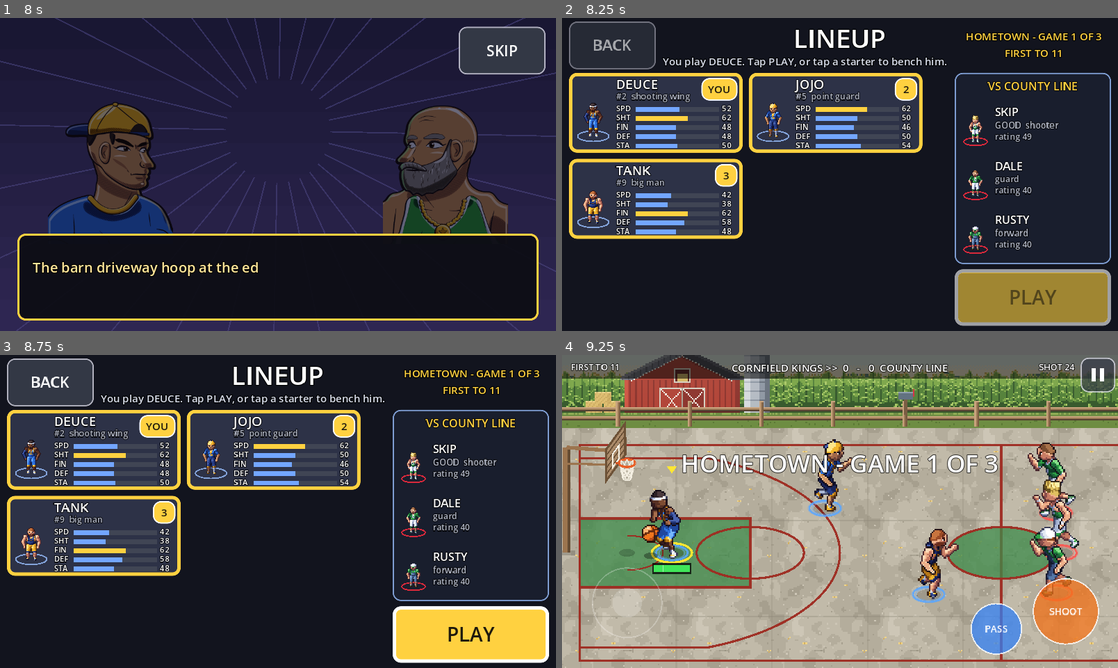
Above: before the commit, frames 1-4 (two rows, left to right).
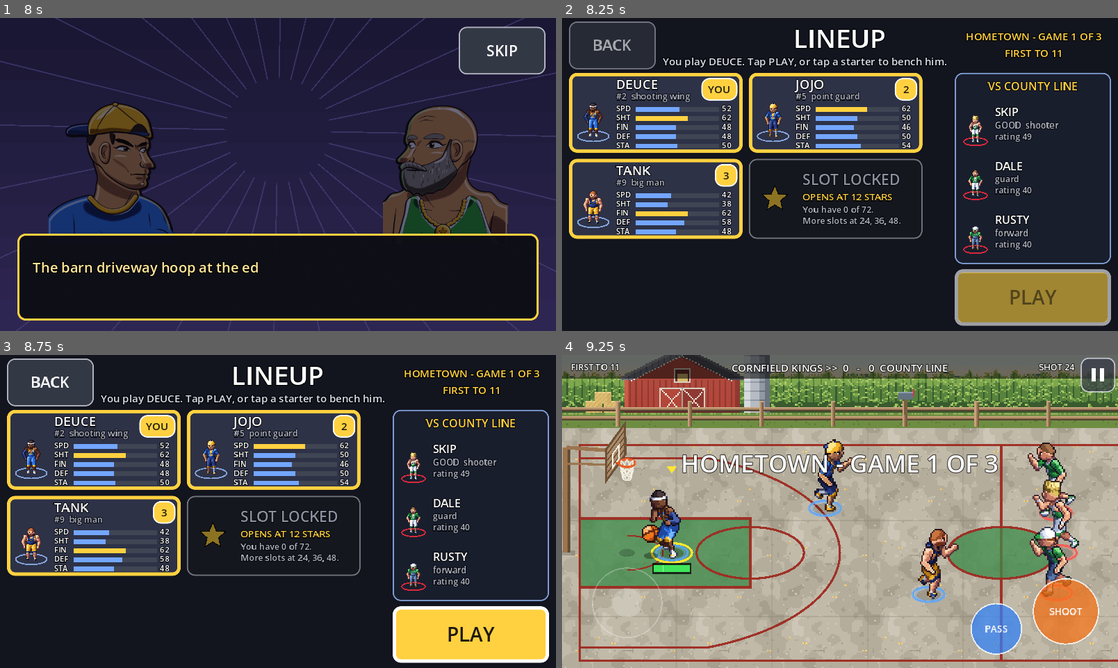
Above: after the commit, the same moments.

Repository: Kirmalo/road-trip-hoops
Game: Godot game, scene res://main.tscn
Same seed, same stepped clock (60 frames per second), same inputs: the game is played once before the commit and once after it.
Inputs (mouse positions are in pixels of both pictures, inside the frame that each line leads up to):
- Up to frame 1 (8 s): tap Enter at 0.5, 0.6 s; move the mouse to (250, 237) at 0.52 s; hold W 0.53-1.25 s; click (250, 237) at 0.67 s; tap Space at 0.77 s; drag from (444, 221) to (250, 237) at 1.27 s; click "<" at 2 s; click ">" at 2.75 s; click "BACK" at 3.5 s; move the mouse to (111, 127) at 4.27 s; hold Left 4.28-5 s; tap Backspace at 4.35 s; click (111, 127) at 4.42 s; click "NEW TRIP" at 5 s; click "EASY" at 5.75 s; click "SKIP" at 6.5 s; click "GO" at 7.25 s
- Up to frame 2 (8.25 s): click "SKIP" at 8 s
- Up to frame 3 (8.75 s): no input
- Up to frame 4 (9.25 s): click "PLAY" at 8.75 s

Frame 1 is identical in both runs. In frame 2, 1.4% of the frame differs, in the area x 33-65%, y 44-71%; in frame 3, 1.4%; in frame 4, nothing differs.

Commit message:
P8-18: lineup points badge, STAT POINTS card, OPEN SLOT and locked slot cards, DRAFTED tag
Co-Authored-By: Claude Opus 5.5 <noreply@anthropic.com>
Claude-Session: https://claude.ai/code/session_01K8WPuYbTD1xrCASynmgFd3

Diff:
--- a/scripts/lineup.gd
+++ b/scripts/lineup.gd
@@ -7,16 +7,28 @@
 #   Right: the crew you face (their 3 for this game, from Trip.match_for()) and PLAY.
 #   PLAY: Trip.set_starters(picks, picks[0]) (saved, so the lineup is remembered for the next game), then
 #   Trip.match_for() builds Flow.match and the game starts. BACK: the map (New York: the bracket).
+# Phase 8 (P8-18):
+#   - Stat points: a gold badge ("2 PTS") bottom-left on every card with points of his own, and a gold STAT POINTS
+#     card first in the list when anyone has points or there are crew points (it names who has some and the crew
+#     points). Tapping the badge (or that card) opens the points screen in its per-win mode, which lists the 3
+#     Trip.starters: so the lineup makes the tapped player and the others with points the starters for that visit
+#     (not saved unless a point is spent), and the points screen's then_args bring back the real starters and the
+#     picks here (args "starters", "human", "picks").
+#   - Roster slots: one OPEN SLOT card per Trip.open_slots() after the roster (tap = the draft, back to here), then
+#     one locked card for the next star slot ("OPENS AT 24 STARS"); drafted players carry a DRAFTED tag.
+#   Leaving for the draft keeps a full lineup (Trip.set_starters, like PLAY).
 # Drag the list (or its wide scroll bar) to scroll; a drag never counts as a tap. Taps are ignored for ARM_T s when the
 # screen opens and once PLAY is on its way, so nothing leaks into the next screen or the game.
 # Desktop testing: Enter = PLAY, Escape = BACK. Trip test: auto_step() keeps the lineup and taps PLAY;
-# tap_player(id) is the card tap (the trip test's pick check uses it).
+# tap_player(id) is the card tap (the trip test's pick check uses it); tap_badge(id), tap_points_card() and
+# tap_open_slot() are the new taps for test drivers.
 
 const UI = preload("res://scripts/ui_kit.gd")
 const Flow = preload("res://scripts/flow.gd")
 const Trip = preload("res://scripts/trip.gd")
 const Cities = preload("res://scripts/cities.gd")
 const Sheets = preload("res://scripts/sheets.gd")   # cards: v2 card / v2 sheet / v1 sheet (P6-06)
+const Stars = preload("res://scripts/stars.gd")     # P8-18: the star count of the next roster slot
 
 const ARM_T := 0.4                       # s the screen ignores taps after it opens (a tap from the last screen)
 const FRAME_SIZE := Vector2(1280, 720)   # the layout box, centred on wider / taller screens
@@ -67,6 +79,26 @@
 const STAT_NAMES := [["speed", "SPD"], ["shooting", "SHT"], ["finishing", "FIN"], ["defense", "DEF"],
 		["stamina", "STA"]]
 const TIER_TEXT := {"start": "", "avg": "", "good": "GOOD", "boss": "BOSS"}
+# P8-18: points badge, STAT POINTS card, slot cards, DRAFTED tag
+const PTS_BADGE := Rect2(8, 128, 96, 44)   # px in a card: the gold "2 PTS" badge, bottom-left over the sprite's feet
+const PTS_ZONE := Rect2(0, 108, 128, 76)   # px in a card: a tap here (badge shown) opens the points screen
+const PTS_FONT := 22
+const PTS_COLOR := Color(1.0, 0.82, 0.25)   # gold (UI.LIT_COLOR)
+const DRAFTED_TAG := Rect2(8, 6, 96, 24)  # px in a card: the DRAFTED tag, top-left over the sprite's head
+const DRAFTED_FONT := 16
+const DRAFTED_COLOR := Color(0.55, 0.85, 1.0)
+const POINTS_CARD_FILL := Color(0.26, 0.21, 0.07, 0.97)
+const SLOT_FILL := Color(0.08, 0.14, 0.26, 0.95)       # an OPEN SLOT card
+const LOCKED_FILL := Color(0.08, 0.09, 0.12, 0.9)      # the next locked slot
+const LOCKED_TEXT := Color(0.55, 0.57, 0.63)
+const SLOT_TITLE_FONT := 34
+const SLOT_PLUS_R := 34.0                  # the "+" circle on an OPEN SLOT card
+const STAR_COLOR := Color(1.0, 0.82, 0.25)
+const STAR_R := 22.0                       # the star drawn on the locked slot card
+const POINTS_NAMES_MAX := 4                # names listed on the STAT POINTS card (then "+n more")
+const PICKS_ARG := "picks"                 # args back from the points screen (see the top)
+const STARTERS_ARG := "starters"
+const HUMAN_ARG := "human"
 
 var main                     # main.gd (set by Flow.build_screen)
 var audio                    # this screen's audio.gd
@@ -86,16 +118,26 @@
 var _busy := false
 var _match := {}
 var _tex := {}               # "sheet/team" -> Sheets.card_info() ({} = a silhouette) (cache)
+var _drafted: Array = []     # Trip.drafted_ids() (the DRAFTED tag)
+var _points_card: Control = null   # the STAT POINTS card (null = nobody has points)
+var _pool_any := false       # someone can be drafted (the OPEN SLOT card's line)
 
 func _ready() -> void:
 	if not Trip.active:
 		Trip.continue_trip()   # a reload straight onto the lineup: the save is the truth
+	var a: Dictionary = Flow.args if str(Flow.screen) == "lineup" else {}
+	var back_starters = a.get(STARTERS_ARG, null)
+	if Trip.active and back_starters is Array:
+		Trip.set_starters(back_starters, str(a.get(HUMAN_ARG, "")))   # back from the points screen: the real lineup
 	_roster = Trip.roster()
 	_match = Trip.match_for() if Trip.active else {}
 	var ids: Array = Trip.roster_ids()
-	for id in Trip.starters:
+	var back_picks = a.get(PICKS_ARG, null)
+	var want: Array = back_picks if back_picks is Array else Trip.starters
+	for id in want:
 		if ids.has(str(id)) and not _picks.has(str(id)) and _picks.size() < Trip.STARTERS:
 			_picks.append(str(id))
+	_drafted = Trip.drafted_ids() if Trip.active else []
 	_root = UI.screen_root(self)
 	_frame = Control.new()
 	_frame.mouse_filter = Control.MOUSE_FILTER_IGNORE
@@ -108,6 +150,9 @@
 	_build_side()
 	_refresh()
 	_stat("lineup_screen")
+	print("LINEUP screen | roster %d, picks %s | points %d (crew %d) | slots %d, open %d, drafted %s" % [
+			_roster.size(), str(_picks), Trip.points, Trip.crew_points, Trip.slot_count(), Trip.open_slots(),
+			str(_drafted)])
 
 func _center() -> void:
 	_frame.position = ((_root.size - FRAME_SIZE) / 2.0).floor()
@@ -186,15 +231,28 @@
 	grid.add_theme_constant_override("v_separation", CARD_GAP)
 	grid.mouse_filter = Control.MOUSE_FILTER_IGNORE
 	_scroll.add_child(grid)
+	if can_spend_now():
+		_points_card = _add_card(grid, "points", {})
 	for p in _roster:
-		var c := Card.new()
-		c.screen = self
-		c.p = p
-		c.tex = _sheet(str(p.get("sheet", "")), 0)
-		c.custom_minimum_size = CARD_SIZE
-		c.mouse_filter = Control.MOUSE_FILTER_STOP
-		grid.add_child(c)
-		_cards.append(c)
+		var c: Control = _add_card(grid, "player", p)
+		c.set("tex", _sheet(str(p.get("sheet", "")), 0))
+	if Trip.active:
+		_pool_any = Trip.open_slots() > 0 and Trip.draft_pool().size() > 0
+		for i in Trip.open_slots():
+			_add_card(grid, "open", {})
+		if next_slot_at() > 0:
+			_add_card(grid, "locked", {})
+
+func _add_card(grid: Control, kind: String, p: Dictionary) -> Control:
+	var c := Card.new()
+	c.screen = self
+	c.kind = kind
+	c.p = p
+	c.custom_minimum_size = CARD_SIZE
+	c.mouse_filter = Control.MOUSE_FILTER_STOP
+	grid.add_child(c)
+	_cards.append(c)
+	return c
 
 func _build_side() -> void:
 	var side := Side.new()
@@ -277,6 +335,124 @@
 		return
 	tap_player(id)
 
+# a tap on a card of any kind (Card._gui_input); at = the press point in the card
+func _on_card_tap(c: Control, at: Vector2) -> void:
+	if _arm_t > 0.0 or _busy:
+		return
+	var kind: String = str(c.get("kind"))
+	var id: String = str((c.get("p") as Dictionary).get("id", ""))
+	match kind:
+		"points":
+			tap_points_card()
+		"open":
+			tap_open_slot()
+		"locked":
+			_flash("This slot opens at %d stars (you have %d). Win games on a higher level for more stars." % [
+					next_slot_at(), Stars.total()])
+		_:
+			if has_badge(id) and PTS_ZONE.has_point(at):
+				tap_badge(id)
+			else:
+				tap_player(id)
+
+func _flash(text: String) -> void:
+	_hint.text = text
+	_hint_t = HINT_FLASH
+	_refresh()
+
+# ---------------- stat points (P8-18) ----------------
+
+# true when points can be spent from here (a trip in a spending phase with any point left)
+static func can_spend_now() -> bool:
+	return Trip.active and Trip.SPEND_PHASES.has(Trip.phase) and Trip.points > 0
+
+# the gold badge: his own points, while they can be spent
+func has_badge(id: String) -> bool:
+	return Trip.player_points(id) > 0 and can_spend_now()
+
+# the players on the STAT POINTS card: [[name, points], ...] in roster order
+func points_list() -> Array:
+	var out: Array = []
+	for p in _roster:
+		var n: int = Trip.player_points(str(p.get("id", "")))
+		if n > 0:
+			out.append([str(p.get("name", "")), n])
+	return out
+
+# the 3 the points screen lists: `focus` first, then everyone else with points of his own, then the picks here, then
+# the saved starters, then the roster
+func spend_group(focus: String) -> Array:
+	var out: Array = []
+	var order: Array = [focus]
+	for p in _roster:
+		if Trip.player_points(str(p.get("id", ""))) > 0:
+			order.append(str(p.get("id", "")))
+	order.append_array(_picks)
+	order.append_array(Trip.starters)
+	order.append_array(Trip.roster_ids())
+	var ids: Array = Trip.roster_ids()
+	for e in order:
+		var id: String = str(e)
+		if id != "" and ids.has(id) and not out.has(id) and out.size() < Trip.STARTERS:
+			out.append(id)
+	return out
+
+# the badge tap: the points screen (per-win mode) on this player, then back here with the same picks. False when
+# it can't open.
+func tap_badge(id: String) -> bool:
+	if _busy or not can_spend_now():
+		return false
+	var group: Array = spend_group(id)
+	var back := {PICKS_ARG: _picks.duplicate(), STARTERS_ARG: Trip.starters.duplicate(), HUMAN_ARG: Trip.human}
+	if not Trip.set_starters(group, group[0] if group.size() > 0 else "", false):
+		return false
+	if audio != null:
+		audio.play("bounce", -4.0)
+	_stat("lineup_points")
+	_go("points", {"then": "lineup", "then_args": back, "per_win": true})
+	return true
+
+# the STAT POINTS card: the first player with points of his own (else you), see tap_badge()
+func tap_points_card() -> bool:
+	var focus: String = str(_picks[0]) if _picks.size() > 0 else Trip.human
+	for p in _roster:
+		if Trip.player_points(str(p.get("id", ""))) > 0:
+			focus = str(p.get("id", ""))
+			break
+	return tap_badge(focus)
+
+# ---------------- roster slots (P8-18) ----------------
+
+# the stars the next star slot opens at (0 = every slot is open)
+static func next_slot_at() -> int:
+	var t: int = Stars.total()
+	for r in Stars.REWARDS:
+		if str(r["kind"]) == "slot" and int(r["at"]) > t:
+			return int(r["at"])
+	return 0
+
+# the star counts of the slots still locked after the next one ("36, 48")
+static func later_slots_text() -> String:
+	var t: int = Stars.total()
+	var ats: Array = []
+	for r in Stars.REWARDS:
+		if str(r["kind"]) == "slot" and int(r["at"]) > t:
+			ats.append(str(r["at"]))
+	ats.pop_front()
+	return ", ".join(PackedStringArray(ats))
+
+# an OPEN SLOT card's tap: the draft (it comes back here). A full lineup is kept (saved, like PLAY).
+func tap_open_slot() -> bool:
+	if _busy or Trip.open_slots() <= 0:
+		return false
+	if _picks.size() == Trip.STARTERS:
+		Trip.set_starters(_picks, str(_picks[0]))
+	if audio != null:
+		audio.play("bounce", -4.0)
+	_stat("lineup_draft")
+	_go("draft", {"back": "lineup"})
+	return true
+
 func _on_play() -> void:
 	if _busy or _arm_t > 0.0 or _picks.size() != Trip.STARTERS:
 		return
@@ -296,10 +472,10 @@
 		return
 	_go("bracket" if Trip.is_tournament(Trip.city) else "map")
 
-func _go(to: String) -> void:
+func _go(to: String, to_args := {}) -> void:
 	_busy = true
 	_refresh()
-	Flow.go(to)
+	Flow.go(to, to_args)
 
 # trip test: keep the lineup (fill it from the roster if it isn't 3) and PLAY
 func auto_step() -> bool:
@@ -340,14 +516,17 @@
 	c.draw_polyline(pts, col, 3.0)
 
 
-# One roster card: tap = pick / bench; a drag scrolls the list instead.
+# One card in the list: tap = pick / bench (a player; his points badge opens the points screen), the points screen
+# (the STAT POINTS card), the draft (OPEN SLOT) or a hint (the locked slot); a drag scrolls the list instead.
 class Card extends Control:
 	var screen               # lineup.gd
+	var kind := "player"     # "player", "points", "open", "locked"
 	var p := {}
 	var tex: Dictionary = {}   # Sheets.card_info()
 	var _down := false
 	var _drag := false
 	var _press := Vector2.ZERO   # where the finger went down (screen px; the card moves while the list scrolls)
+	var _press_local := Vector2.ZERO   # the same in the card (the badge zone)
 	var _last := Vector2.ZERO
 
 	# Distances are measured from the press point on the screen, not summed from motion events: the web build can
@@ -359,11 +538,12 @@
 				_down = true
 				_drag = false
 				_press = mb.global_position
+				_press_local = mb.position
 				_last = _press
 			elif _down:
 				_down = false
 				if not _drag and mb.global_position.distance_to(_press) <= screen.TAP_SLOP:
-					screen._card_tapped(str(p.get("id", "")))
+					screen._on_card_tap(self, _press_local)
 			accept_event()
 			return
 		if mb != null and (mb.button_index == MOUSE_BUTTON_WHEEL_UP or mb.button_index == MOUSE_BUTTON_WHEEL_DOWN):
@@ -375,6 +555,7 @@
 			_last = g
 			if step.length() > screen.JUMP_PX:
 				_press = g   # a jump, not a finger moving: start measuring again from here
+				_press_local = mm.position
 			elif g.distance_to(_press) > screen.TAP_SLOP:
 				_drag = true
 			if _drag and step.length() <= screen.JUMP_PX:
@@ -382,6 +563,12 @@
 			accept_event()
 
 	func _draw() -> void:
+		if kind == "points":
+			_draw_points()
+			return
+		if kind == "open" or kind == "locked":
+			_draw_slot()
+			return
 		var s = screen
 		var id: String = str(p.get("id", ""))
 		var slot: int = s.slot_of(id)
@@ -430,6 +617,100 @@
 			var fs: int = 24
 			draw_string(font, Vector2(br.position.x, br.get_center().y + fs * 0.36), txt, HORIZONTAL_ALIGNMENT_CENTER,
 					bw, fs, s.UI.LIT_TEXT)
+		# P8-18: DRAFTED tag (top-left) and the points badge (bottom-left)
+		if s._drafted.has(id):
+			var tr: Rect2 = s.DRAFTED_TAG
+			draw_style_box(s.UI.style_box(s.SLOT_FILL, s.DRAFTED_COLOR, 2), tr)
+			_centered(tr, "DRAFTED", s.DRAFTED_FONT, s.DRAFTED_COLOR, false)
+		if s.has_badge(id):
+			var pr: Rect2 = s.PTS_BADGE
+			draw_style_box(s.UI.style_box(s.PTS_COLOR, s.UI.LIT_BORDER, 3), pr)
+			var n: int = Trip.player_points(id)
+			_centered(pr, "%d PT%s" % [n, "" if n == 1 else "S"], s.PTS_FONT, s.UI.LIT_TEXT, false)
+
+	# one line of text centred in r (outlined or plain)
+	func _centered(r: Rect2, txt: String, fs: int, col: Color, outline: bool) -> void:
+		var font: Font = ThemeDB.fallback_font
+		var at := Vector2(r.position.x, r.get_center().y + fs * 0.36)
+		if outline:
+			screen.draw_text(self, at, txt, fs, col, HORIZONTAL_ALIGNMENT_CENTER, r.size.x)
+		else:
+			draw_string(font, at, txt, HORIZONTAL_ALIGNMENT_CENTER, r.size.x, fs, col)
+
+	# the STAT POINTS card: who has points, the crew points, TAP TO SPEND
+	func _draw_points() -> void:
+		var s = screen
+		var r := Rect2(Vector2.ZERO, size)
+		draw_style_box(s.UI.style_box(s.POINTS_CARD_FILL, s.PTS_COLOR, s.PICKED_BORDER_W), r)
+		var pad: float = s.CARD_PAD
+		var w: float = size.x - 2.0 * pad
+		s.draw_text(self, Vector2(pad, pad + 32.0), "STAT POINTS", s.SLOT_TITLE_FONT, s.PTS_COLOR,
+				HORIZONTAL_ALIGNMENT_CENTER, w)
+		var names: Array = []
+		var lst: Array = s.points_list()
+		for i in mini(lst.size(), s.POINTS_NAMES_MAX):
+			names.append("%s %d" % [str(lst[i][0]), int(lst[i][1])])
+		var line: String = ", ".join(PackedStringArray(names))
+		if lst.size() > s.POINTS_NAMES_MAX:
+			line += "  +%d more" % (lst.size() - s.POINTS_NAMES_MAX)
+		var y: float = pad + 72.0
+		if line != "":
+			s.draw_text(self, Vector2(pad, y), line, s.SMALL_FONT, s.UI.TEXT_COLOR, HORIZONTAL_ALIGNMENT_CENTER, w)
+			y += 30.0
+		if Trip.crew_points > 0:
+			s.draw_text(self, Vector2(pad, y), "CREW POINTS: %d (anyone)" % Trip.crew_points, s.SMALL_FONT,
+					s.PTS_COLOR, HORIZONTAL_ALIGNMENT_CENTER, w)
+		var br := Rect2(pad + 60.0, size.y - pad - 48.0, w - 120.0, 48.0)
+		draw_style_box(s.UI.style_box(s.PTS_COLOR, s.UI.LIT_BORDER, 3), br)
+		_centered(br, "TAP TO SPEND", 24, s.UI.LIT_TEXT, false)
+
+	# OPEN SLOT (tap = the draft) or the next locked slot (its star count)
+	func _draw_slot() -> void:
+		var s = screen
+		var r := Rect2(Vector2.ZERO, size)
+		var open: bool = kind == "open"
+		draw_style_box(s.UI.style_box(s.SLOT_FILL if open else s.LOCKED_FILL,
+				s.UI.OFF_BORDER if open else s.UI.OPT_BORDER.darkened(0.35), s.CARD_BORDER_W), r)
+		var pad: float = s.CARD_PAD
+		var c := Vector2(pad + 48.0, size.y / 2.0)
+		var x: float = c.x + 64.0
+		var w: float = size.x - x - pad
+		if open:
+			draw_circle(c, s.SLOT_PLUS_R, s.UI.OFF_COLOR)
+			draw_arc(c, s.SLOT_PLUS_R, 0.0, TAU, 32, s.UI.OFF_BORDER, 3.0)
+			draw_rect(Rect2(c - Vector2(18, 4), Vector2(36, 8)), s.UI.TEXT_COLOR)
+			draw_rect(Rect2(c - Vector2(4, 18), Vector2(8, 36)), s.UI.TEXT_COLOR)
+			s.draw_text(self, Vector2(x, pad + 56.0), "OPEN SLOT", s.SLOT_TITLE_FONT, s.UI.TEXT_COLOR)
+			var lines: Array = ["Tap to draft a player", "from a crew you beat."]
+			if not s._pool_any:
+				lines = ["Beat a crew, then draft", "one of its players."]
+			s.draw_text(self, Vector2(x, pad + 92.0), str(lines[0]), s.SMALL_FONT, s.DIM_TEXT,
+					HORIZONTAL_ALIGNMENT_LEFT, w)
+			s.draw_text(self, Vector2(x, pad + 118.0), str(lines[1]), s.SMALL_FONT, s.DIM_TEXT,
+					HORIZONTAL_ALIGNMENT_LEFT, w)
+		else:
+			_star(c, s.STAR_R * 1.4, s.STAR_COLOR.darkened(0.45))
+			var at: int = s.next_slot_at()
+			s.draw_text(self, Vector2(x, pad + 48.0), "SLOT LOCKED", s.SLOT_TITLE_FONT, s.LOCKED_TEXT)
+			s.draw_text(self, Vector2(x, pad + 84.0), "OPENS AT %d STARS" % at, s.SMALL_FONT + 2, s.STAR_COLOR,
+					HORIZONTAL_ALIGNMENT_LEFT, w)
+			s.draw_text(self, Vector2(x, pad + 112.0), "You have %d of %d." % [Stars.total(), Stars.MAX],
+					s.SMALL_FONT, s.DIM_TEXT, HORIZONTAL_ALIGNMENT_LEFT, w)
+			var later: String = s.later_slots_text()
+			if later != "":
+				s.draw_text(self, Vector2(x, pad + 138.0), "More slots at %s." % later, s.SMALL_FONT, s.DIM_TEXT,
+						HORIZONTAL_ALIGNMENT_LEFT, w)
+
+	# a five-point star centred on c
+	func _star(c: Vector2, r: float, col: Color) -> void:
+		var pts := PackedVector2Array()
+		for i in 10:
+			var a: float = -PI / 2.0 + PI * i / 5.0
+			var rr: float = r if i % 2 == 0 else r * 0.45
+			pts.append(c + Vector2(cos(a), sin(a)) * rr)
+		draw_colored_polygon(pts, col)
+		pts.append(pts[0])
+		draw_polyline(pts, screen.UI.OUTLINE_COLOR, 2.0)
 
 
 # The crew you face: their name and the 3 players for this game (red ring, owner Q11 a).
